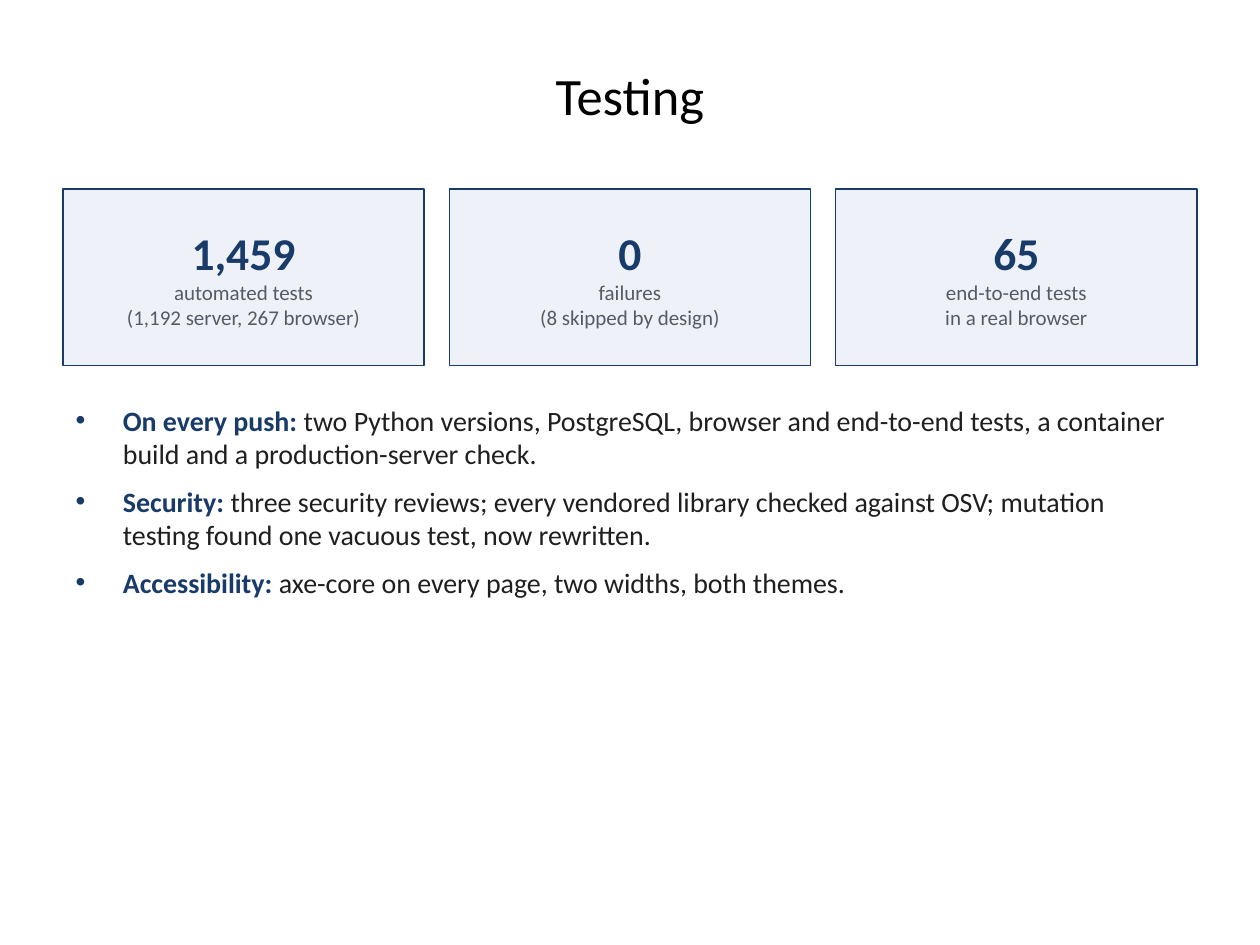
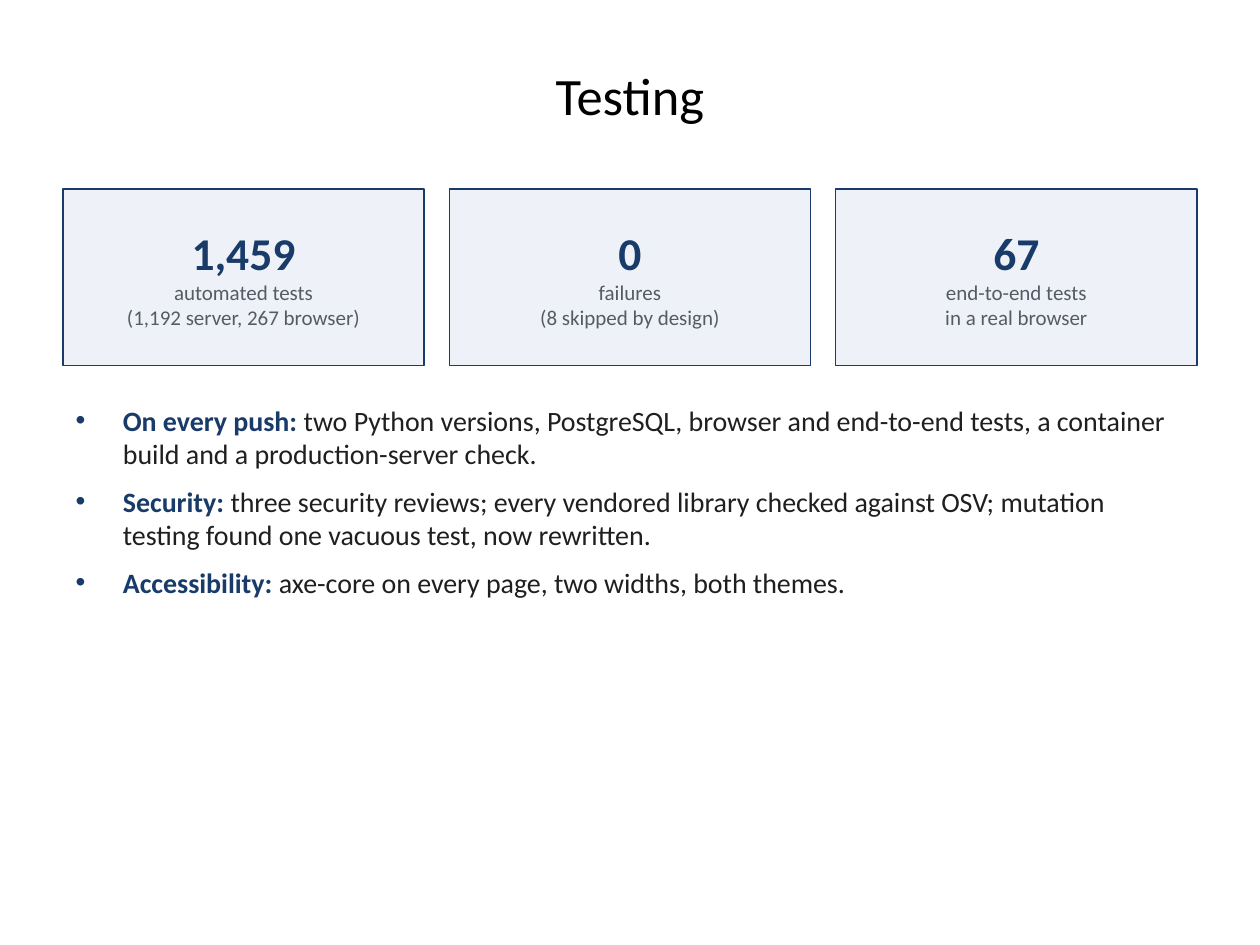
Before and after one commit to 1337PAIN/Reveal-X-chat, a slide deck: slide 26 of Reveal-X_FYP_Presentation.pptx. Drawn at 1260x945 pixels with LibreOffice and Linux fonts; fonts in the diff are those of the drawing; background and template pictures are left out. Boxes give left, top, right and bottom in pixels: in the first picture for what was removed or moved away, otherwise in the second. Text is boxed around its words. In the diff, an @@ line names an element or a change of style, - is before the commit and + after.

```diff
--- a/Reveal-X_FYP_Presentation.pptx
+++ b/Reveal-X_FYP_Presentation.pptx
@@ text in rectangle at [993,239,1039,271]: text changed @@
-65
+67
```
Also in this commit, not shown: 9 other files.
